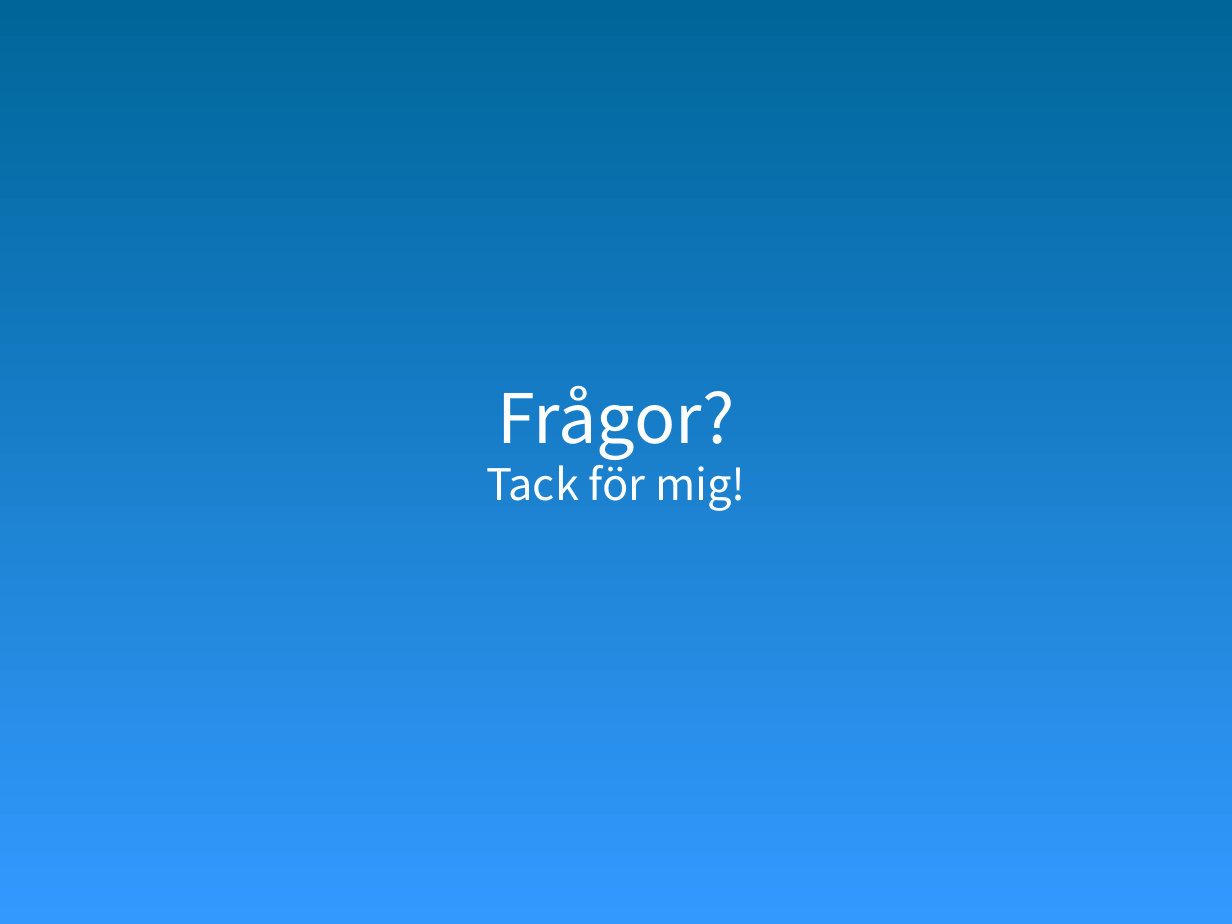
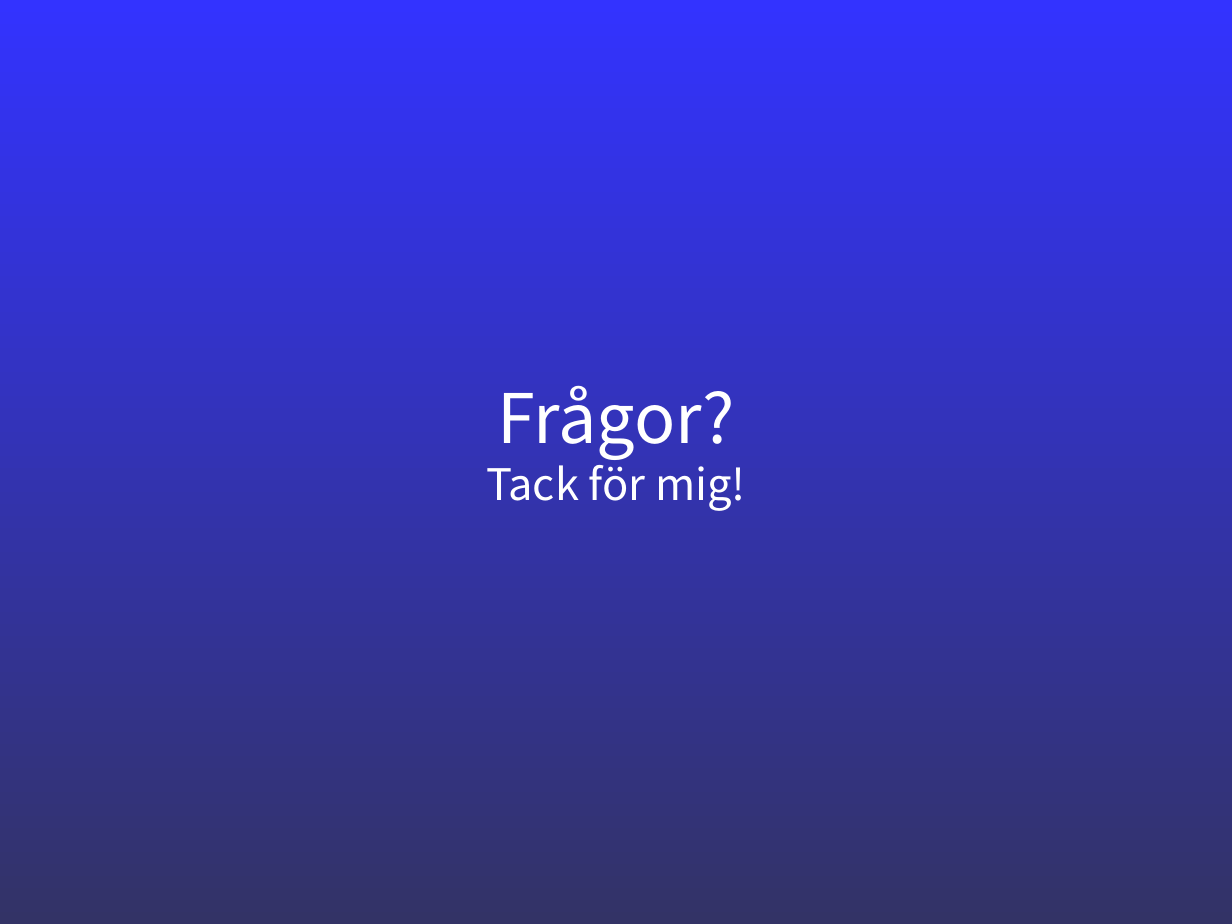
Before and after one commit to Dohmanlechx/SDUR-1.0, a slide deck: slide 6 of documents/Slutredovisning/Slutredovisning.odp. Drawn at 1232x924 pixels with LibreOffice and Linux fonts; fonts in the diff are those of the drawing. Boxes give left, top, right and bottom in pixels: in the first picture for what was removed or moved away, otherwise in the second. Text is boxed around its words. In the diff, an @@ line names an element or a change of style, - is before the commit and + after.

```diff
--- a/documents/Slutredovisning/Slutredovisning.odp
+++ b/documents/Slutredovisning/Slutredovisning.odp
@@ background gradient #3399FF to #006699 to gradient #3333FF to #333366 @@
```
Also in this commit, not shown: 5 other slides changed, 2 other files.
